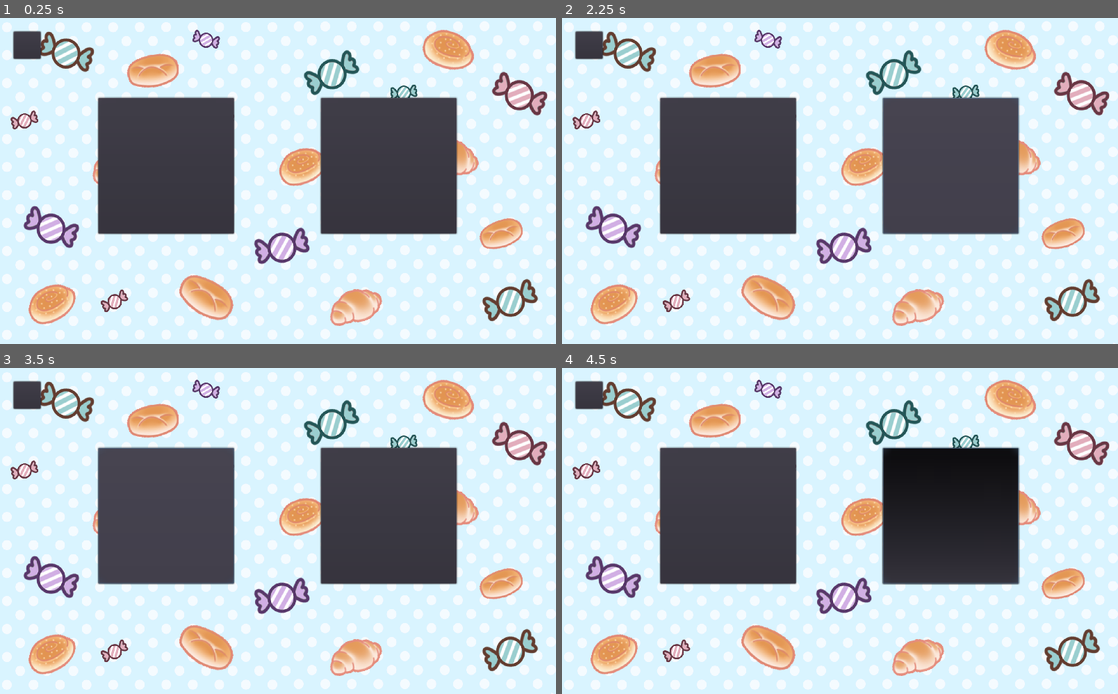
Above: before the commit, frames 1-4 (two rows, left to right).
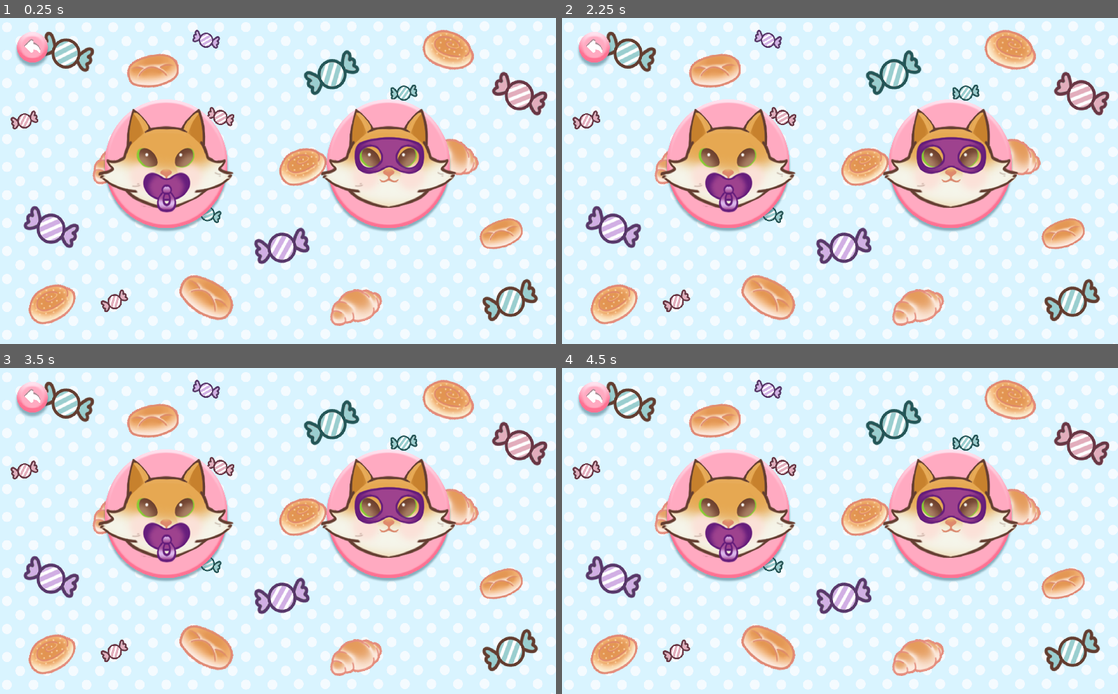
Above: after the commit, the same moments.

Repository: cuire/Voleur-de-Renard
Game: Godot game, scene res://scenes/main_menu/difficulty_selection.tscn
The game is run twice, just before and just after one commit, with the same random seed, the same clock (stepped at 60 frames per second) and the same inputs. This scene is started directly instead of the project's main scene.
Inputs (mouse positions are in pixels of both pictures, inside the frame that each line leads up to; where the layout moved, square brackets give the same spot in the first picture):
- Up to frame 1 (0.25 s): no input
- Up to frame 2 (2.25 s): click (595, 50) [589, 44] at 0.5 s; click "Начать игру" at 1.25 s; click (951, 164) at 2 s
- Up to frame 3 (3.5 s): click (166, 514) at 2.75 s
- Up to frame 4 (4.5 s): click (728, 514) at 3.5 s; tap Enter at 4.25 s; move the mouse to (962, 514) at 4.27 s; hold Right (ui_right) from 4.28 s (still down); click (962, 514) at 4.42 s

The runs differ from the first frame. In frame 1, 22% of the frame differs, in the area x 2-83%, y 3-67%; in frame 2, 22%; in frame 3, 22%; in frame 4, 22%.

Commit message:
money counter logic

Diff:
--- a/characters/prince/prince.gd
+++ b/characters/prince/prince.gd
@@ -2,9 +2,12 @@
 
 var _money = 30
 
+signal signal_lost_money
+
 func lost_money(amount: int):
-    print("Oh noh I lost some money")
-    _money -= amount
+	print("Oh noh I lost some money")
+	_money -= amount
+	emit_signal("signal_lost_money")
 
 func _on_Steal_Money(amount: int, _sender):
-    lost_money(amount)
+	lost_money(amount)
--- /dev/null
+++ b/config.gd
@@ -0,0 +1,16 @@
+extends Node
+
+
+# Declare member variables here. Examples:
+# var a = 2
+# var b = "text"
+
+
+# Called when the node enters the scene tree for the first time.
+func _ready():
+	pass # Replace with function body.
+
+
+# Called every frame. 'delta' is the elapsed time since the previous frame.
+#func _process(delta):
+#	pass
--- a/minigames/abstract/minigame.gd
+++ b/minigames/abstract/minigame.gd
@@ -1,7 +1,7 @@
 extends Node2D
 class_name Minigame
 
-export var money_to_steal: int = 0
+export var money_to_steal: int = 1
 signal steal_money(amount, sender)
 
 func activate():
--- a/scenes/briefing/new scene.tscn
+++ /dev/null
@@ -1,8 +0,0 @@
-[gd_scene format=2]
-
-[node name="Control" type="Control"]
-anchor_right = 1.0
-anchor_bottom = 1.0
-__meta__ = {
-"_edit_use_anchors_": false
-}
--- /dev/null
+++ b/scenes/gui/money_counter.gd
@@ -0,0 +1,19 @@
+extends Control
+
+
+# Declare member variables here. Examples:
+# var a = 2
+# var b = "text"
+export(String) var text
+
+
+# Called when the node enters the scene tree for the first time.
+func _ready():
+	pass # Replace with function body.
+
+func _settext(txt):
+	text = txt
+	get_node("Background/CenterContainer/Text").text = String(text)
+# Called every frame. 'delta' is the elapsed time since the previous frame.
+#func _process(delta):
+#	pass
--- a/scenes/gui/money_counter.tscn
+++ b/scenes/gui/money_counter.tscn
@@ -1,8 +1,11 @@
-[gd_scene format=2]
+[gd_scene load_steps=2 format=2]
+
+[ext_resource path="res://scenes/gui/money_counter.gd" type="Script" id=1]
 
 [node name="MoneyCounter" type="Control"]
 anchor_right = 1.0
 anchor_bottom = 1.0
+script = ExtResource( 1 )
 __meta__ = {
 "_edit_use_anchors_": false
 }
@@ -23,11 +26,12 @@
 }
 
 [node name="Text" type="Label" parent="Background/CenterContainer"]
-margin_left = 41.0
+margin_left = 5.0
 margin_top = 16.0
-margin_right = 49.0
+margin_right = 85.0
 margin_bottom = 30.0
-text = "0"
+custom_colors/font_color = Color( 0, 0, 0, 1 )
+text = "0123456789"
 __meta__ = {
 "_edit_use_anchors_": false
 }
--- /dev/null
+++ b/scenes/main_briefing/new scene.tscn
@@ -0,0 +1,19 @@
+[gd_scene load_steps=2 format=2]
+
+[ext_resource path="res://scenes/assets/Menu-3.png" type="Texture" id=1]
+
+[node name="Briefing" type="Control"]
+anchor_right = 1.0
+anchor_bottom = 1.0
+__meta__ = {
+"_edit_use_anchors_": false
+}
+
+[node name="Background" type="TextureRect" parent="."]
+anchor_right = 1.0
+anchor_bottom = 1.0
+texture = ExtResource( 1 )
+expand = true
+__meta__ = {
+"_edit_use_anchors_": false
+}
--- a/scenes/main_location/kingdom.gd
+++ b/scenes/main_location/kingdom.gd
@@ -3,6 +3,7 @@
 onready var current_frame = $CurrentFrame
 onready var next_frame = $NextFrame
 onready var prince = $Prince
+onready var counter = $Control/MoneyCounter
 onready var viewport_size: float = get_viewport().size.x
 var current_position: float = 0
 
@@ -31,3 +32,10 @@
 	print("Added")
 	var _status = obstacle.connect("steal_money", prince, "_on_Steal_Money")
 	frame.add_child(obstacle)
+
+func _ready():
+	var _money_status = prince.connect("signal_lost_money",counter,"_update_counter")
+	counter._settext(prince._money)
+
+func _update_counter():
+	counter._settext(prince._money)
--- a/scenes/main_location/kingdom.tscn
+++ b/scenes/main_location/kingdom.tscn
@@ -6,6 +6,7 @@
 [ext_resource path="res://scenes/main_location/kingdom.gd" type="Script" id=4]
 [ext_resource path="res://minigames/pull_the_handle/vending_machine.tscn" type="PackedScene" id=5]
 [ext_resource path="res://minigames/bakery/bakery.tscn" type="PackedScene" id=6]
+[ext_resource path="res://scenes/gui/money_counter.tscn" type="PackedScene" id=7]
 
 [node name="Kingdom" type="Node2D"]
 script = ExtResource( 4 )
@@ -70,3 +71,12 @@
 
 [node name="Prince" parent="." instance=ExtResource( 1 )]
 position = Vector2( 118, 416 )
+
+[node name="Control" type="Control" parent="."]
+margin_right = 40.0
+margin_bottom = 40.0
+__meta__ = {
+"_edit_use_anchors_": false
+}
+
+[node name="MoneyCounter" parent="Control" instance=ExtResource( 7 )]
--- a/scenes/main_menu/difficulty_selection.tscn
+++ b/scenes/main_menu/difficulty_selection.tscn
@@ -1,8 +1,11 @@
-[gd_scene load_steps=4 format=2]
+[gd_scene load_steps=7 format=2]
 
 [ext_resource path="res://scenes/main_menu/difficulty_selection.gd" type="Script" id=1]
 [ext_resource path="res://new_theme.tres" type="Theme" id=2]
 [ext_resource path="res://scenes/assets/Menu-2.png" type="Texture" id=3]
+[ext_resource path="res://scenes/assets/Button_child_1.png" type="Texture" id=4]
+[ext_resource path="res://scenes/assets/Button_child_2.png" type="Texture" id=5]
+[ext_resource path="res://scenes/assets/Button_exit.png" type="Texture" id=6]
 
 [node name="DifficultySelection" type="Control"]
 anchor_right = 1.0
@@ -40,15 +43,14 @@
 "_edit_use_anchors_": false
 }
 
-[node name="ButtonReturn" type="Button" parent="ControlReturn/MarginContainer"]
+[node name="ButtonReturn" type="TextureButton" parent="ControlReturn/MarginContainer"]
 margin_left = 25.0
 margin_top = 25.0
-margin_right = 75.0
-margin_bottom = 75.0
-rect_min_size = Vector2( 50, 50 )
-__meta__ = {
-"_edit_use_anchors_": false
-}
+margin_right = 95.0
+margin_bottom = 95.0
+rect_min_size = Vector2( 70, 70 )
+texture_normal = ExtResource( 6 )
+expand = true
 
 [node name="Control" type="Control" parent="."]
 anchor_left = 0.1
@@ -88,12 +90,14 @@
 custom_constants/margin_left = 25
 custom_constants/margin_bottom = 25
 
-[node name="ButtonEasy" type="Button" parent="Control/ControlEasy/VBoxContainer/CenterContainer/MarginContainer"]
+[node name="ButtonEasy" type="TextureButton" parent="Control/ControlEasy/VBoxContainer/CenterContainer/MarginContainer"]
 margin_left = 25.0
 margin_top = 25.0
 margin_right = 275.0
 margin_bottom = 275.0
 rect_min_size = Vector2( 250, 250 )
+texture_normal = ExtResource( 4 )
+expand = true
 
 [node name="CenterContainer2" type="CenterContainer" parent="Control/ControlEasy/VBoxContainer"]
 margin_top = 379.0
@@ -101,8 +105,8 @@
 margin_bottom = 465.0
 
 [node name="MarginContainer" type="MarginContainer" parent="Control/ControlEasy/VBoxContainer/CenterContainer2"]
-margin_left = 145.0
-margin_right = 264.0
+margin_left = 88.0
+margin_right = 321.0
 margin_bottom = 86.0
 custom_constants/margin_right = 25
 custom_constants/margin_top = 25
@@ -112,10 +116,10 @@
 [node name="LabelEasy" type="Label" parent="Control/ControlEasy/VBoxContainer/CenterContainer2/MarginContainer"]
 margin_left = 25.0
 margin_top = 25.0
-margin_right = 94.0
+margin_right = 208.0
 margin_bottom = 61.0
 mouse_filter = 0
-text = "Easy"
+text = "Супер легко"
 align = 1
 __meta__ = {
 "_edit_use_anchors_": false
@@ -152,12 +156,14 @@
 custom_constants/margin_left = 25
 custom_constants/margin_bottom = 25
 
-[node name="ButtonMedium" type="Button" parent="Control/ControlMedium/VBoxContainer/CenterContainer/MarginContainer"]
+[node name="ButtonMedium" type="TextureButton" parent="Control/ControlMedium/VBoxContainer/CenterContainer/MarginContainer"]
 margin_left = 25.0
 margin_top = 25.0
 margin_right = 275.0
 margin_bottom = 275.0
 rect_min_size = Vector2( 250, 250 )
+texture_normal = ExtResource( 5 )
+expand = true
 
 [node name="CenterContainer2" type="CenterContainer" parent="Control/ControlMedium/VBoxContainer"]
 margin_top = 379.0
@@ -165,8 +171,8 @@
 margin_bottom = 465.0
 
 [node name="MarginContainer" type="MarginContainer" parent="Control/ControlMedium/VBoxContainer/CenterContainer2"]
-margin_left = 121.0
-margin_right = 288.0
+margin_left = 125.0
+margin_right = 283.0
 margin_bottom = 86.0
 custom_constants/margin_right = 25
 custom_constants/margin_top = 25
@@ -176,10 +182,10 @@
 [node name="LabelMedium" type="Label" parent="Control/ControlMedium/VBoxContainer/CenterContainer2/MarginContainer"]
 margin_left = 25.0
 margin_top = 25.0
-margin_right = 142.0
+margin_right = 133.0
 margin_bottom = 61.0
 mouse_filter = 0
-text = "Medium"
+text = "Средне"
 align = 1
 __meta__ = {
 "_edit_use_anchors_": false
Binary file added: scenes/assets/Button_child_1.png
Not shown, added: scenes/assets/Button_child_1.png.import
Binary file added: scenes/assets/Button_child_2.png
Not shown, added: scenes/assets/Button_child_2.png.import
Binary file added: scenes/assets/Button_exit.png
Not shown, added: scenes/assets/Button_exit.png.import
Binary file added: scenes/assets/Menu-3.png
Not shown, added: scenes/assets/Menu-3.png.import
Not shown: 1 places in scenes/main_location/kingdom.tscn that only renumber resources
